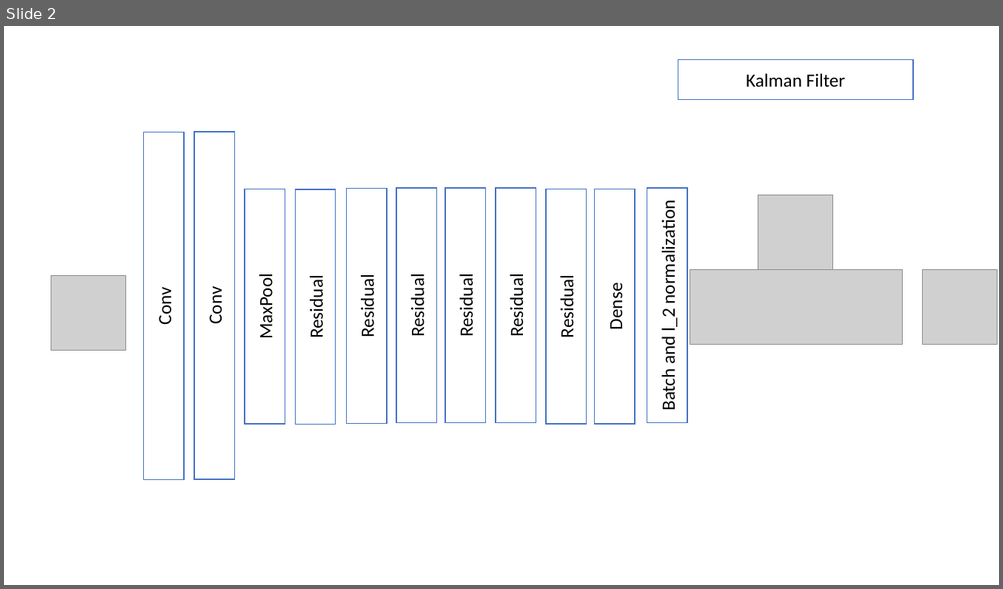
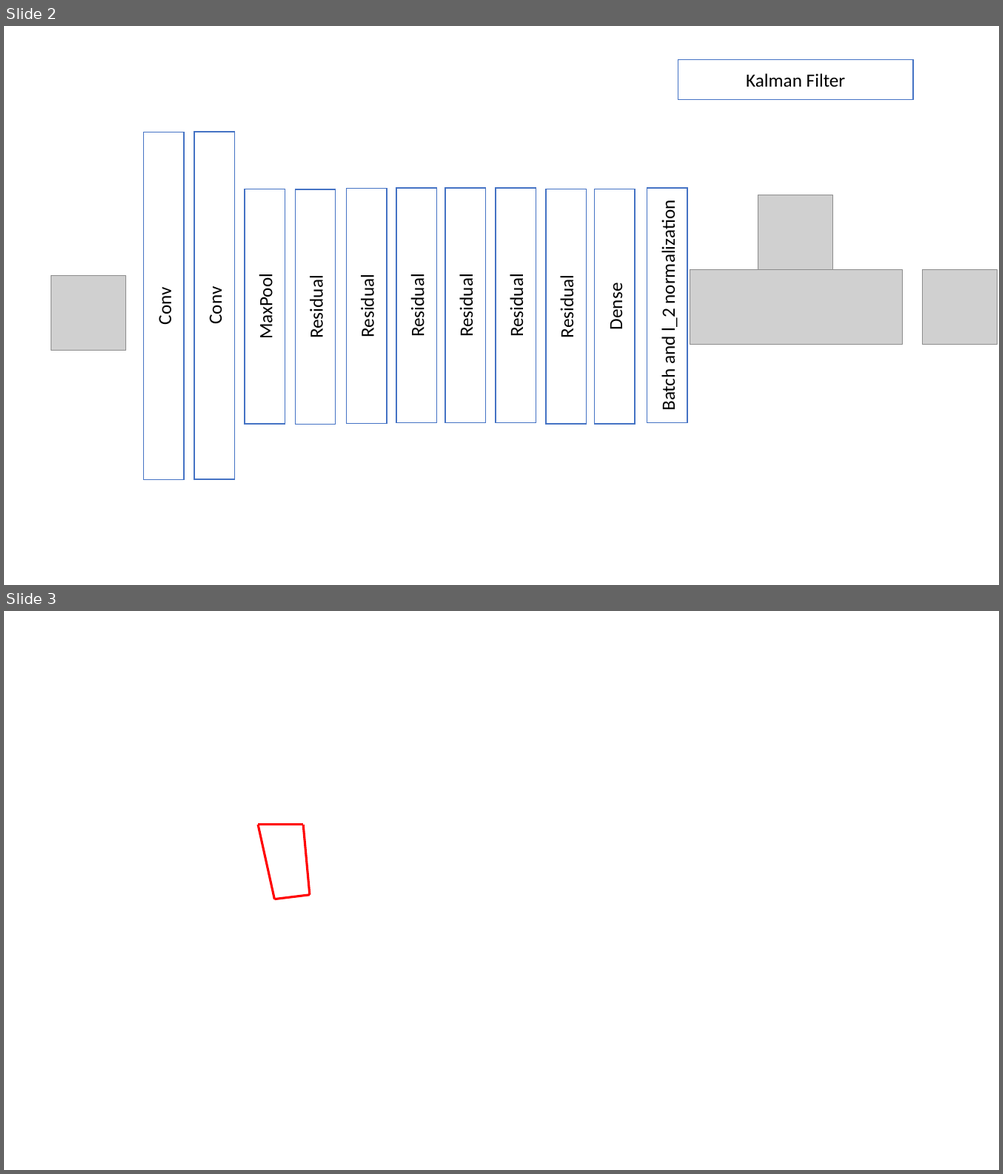
Before and after one commit to pgebert/enbwHack, a slide deck: presenter/draft/draft.pptx. Shown one above the other, each under a label of ours: slide 2 before the commit, slides 2 and 3 after it. The pictures are 1003x589 and 1003x1174 pixels, drawn with LibreOffice and Linux fonts; fonts in the diff are those of the drawing; grey boxes stand for pictures. Boxes give left, top, right and bottom in pixels: in the first picture for what was removed or moved away, otherwise in the second. Text is boxed around its words. In the diff, an @@ line names an element or a change of style, - is before the commit and + after.

```diff
--- a/presenter/draft/draft.pptx
+++ b/presenter/draft/draft.pptx
@@ slide 3 added at [4, 611, 999, 1170], background #FFFFFF @@
@@ line added from (258, 825) to (274, 900), #FF0000 2.25 pt @@
@@ line added from (258, 825) to (303, 825), #FF0000 2.25 pt @@
@@ line added from (303, 825) to (310, 895), #FF0000 2.25 pt @@
@@ line added from (274, 900) to (310, 895), #FF0000 2.25 pt @@
```
Also in this commit, not shown: 9 other files.
